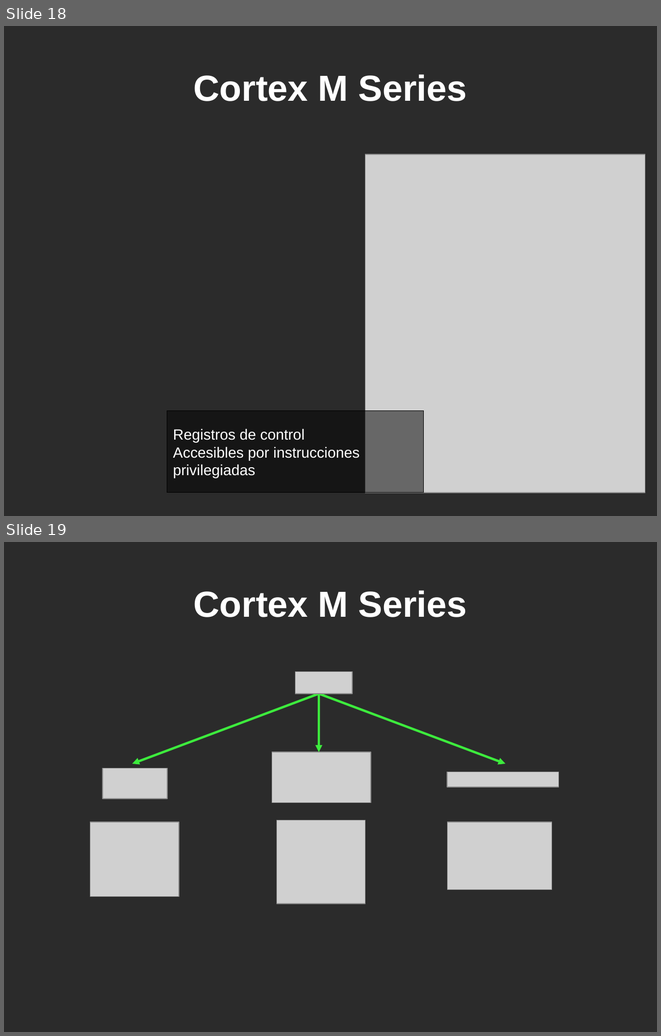
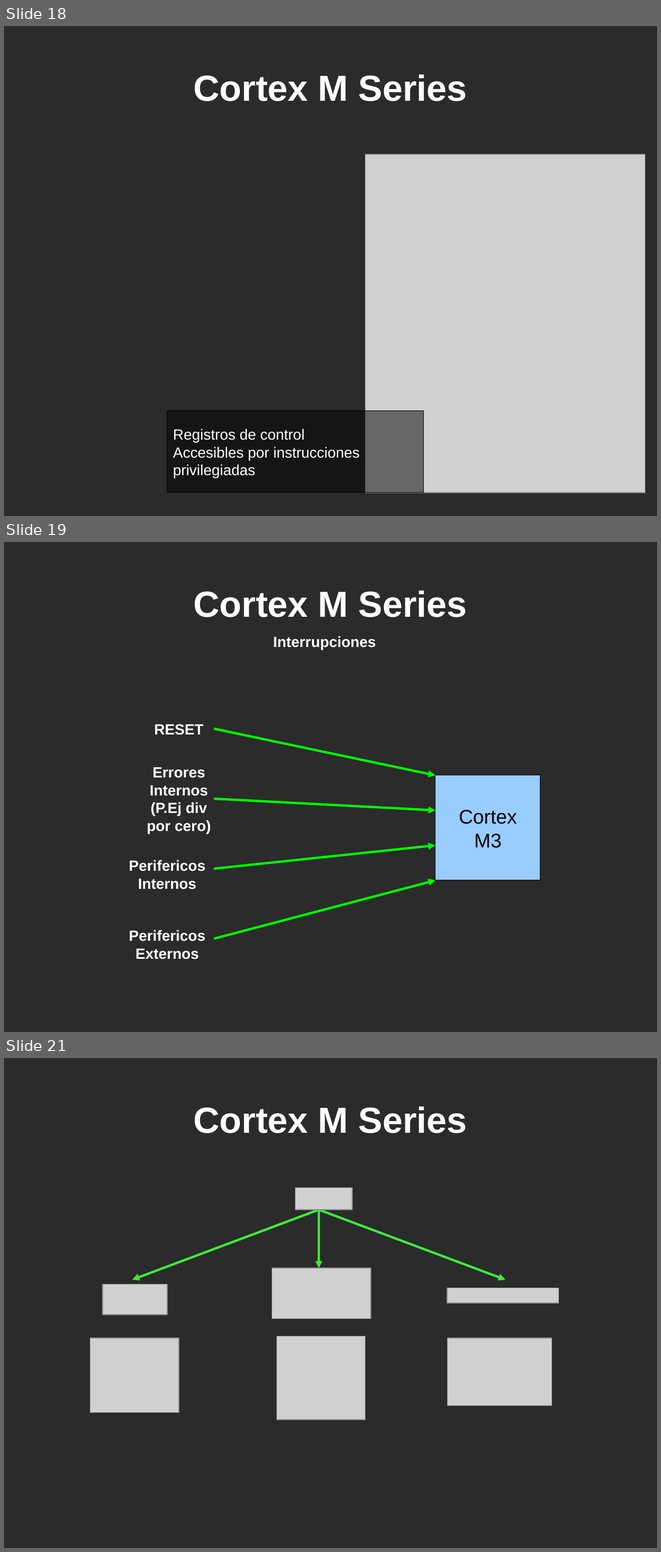
Before and after one commit to martinribelotta/curso_cm3_2011_docs, a slide deck: Curso Cortex M3 UTN.odp. Shown one above the other, each under a label of ours: slides 18 and 19 before the commit, slides 18, 19 and 21 after it; the slides between them are not shown. The pictures are 661x1036 and 661x1552 pixels, drawn with LibreOffice and Linux fonts; fonts in the diff are those of the drawing; grey boxes stand for pictures; background and template pictures are left out; a plain dark background stands for a picture behind light text. Boxes give left, top, right and bottom in pixels: in the first picture for what was removed or moved away, otherwise in the second. Text is boxed around its words. In the diff, an @@ line names an element or a change of style, - is before the commit and + after.

```diff
--- a/Curso Cortex M3 UTN.odp
+++ b/Curso Cortex M3 UTN.odp
@@ slide 19 added at (x1=4, y1=542, x2=657, y2=1032), background picture (left out) @@
@@ title added at (x1=194, y1=590, x2=467, y2=617), 44 pt, text #FFFFFF, bold @@
+Cortex M Series
@@ title added at (x1=273, y1=636, x2=376, y2=650), 18 pt, text #FFFFFF, bold @@
+Interrupciones
@@ title added at (x1=154, y1=724, x2=203, y2=735), 18 pt, text #FFFFFF, bold @@
+RESET
@@ arrow added from (214, 729) to (435, 775), #00FF00 2.83 pt @@
@@ title added at (x1=147, y1=767, x2=211, y2=834), 18 pt, text #FFFFFF, bold @@
+Errores
+Internos (P.Ej div por cero)
@@ rectangle added at (x1=435, y1=775, x2=540, y2=880), fill #99CCFF, outline #000000 0 pt, 24 pt, text #000000 @@
+Cortex
+M3
@@ arrow added from (214, 799) to (435, 810), #00FF00 2.83 pt @@
@@ title added at (x1=129, y1=859, x2=205, y2=889), 18 pt, text #FFFFFF, bold @@
+Perifericos
+Internos
@@ arrow added from (214, 868) to (435, 845), #00FF00 2.83 pt @@
@@ arrow added from (214, 938) to (435, 880), #00FF00 2.83 pt @@
@@ title added at (x1=129, y1=929, x2=205, y2=959), 18 pt, text #FFFFFF, bold @@
+Perifericos
+Externos
@@ what was slide 19 is now slide 21 @@
```
Also in this commit, not shown: 4 slides changed, 7 other slides added, 1 other file.
